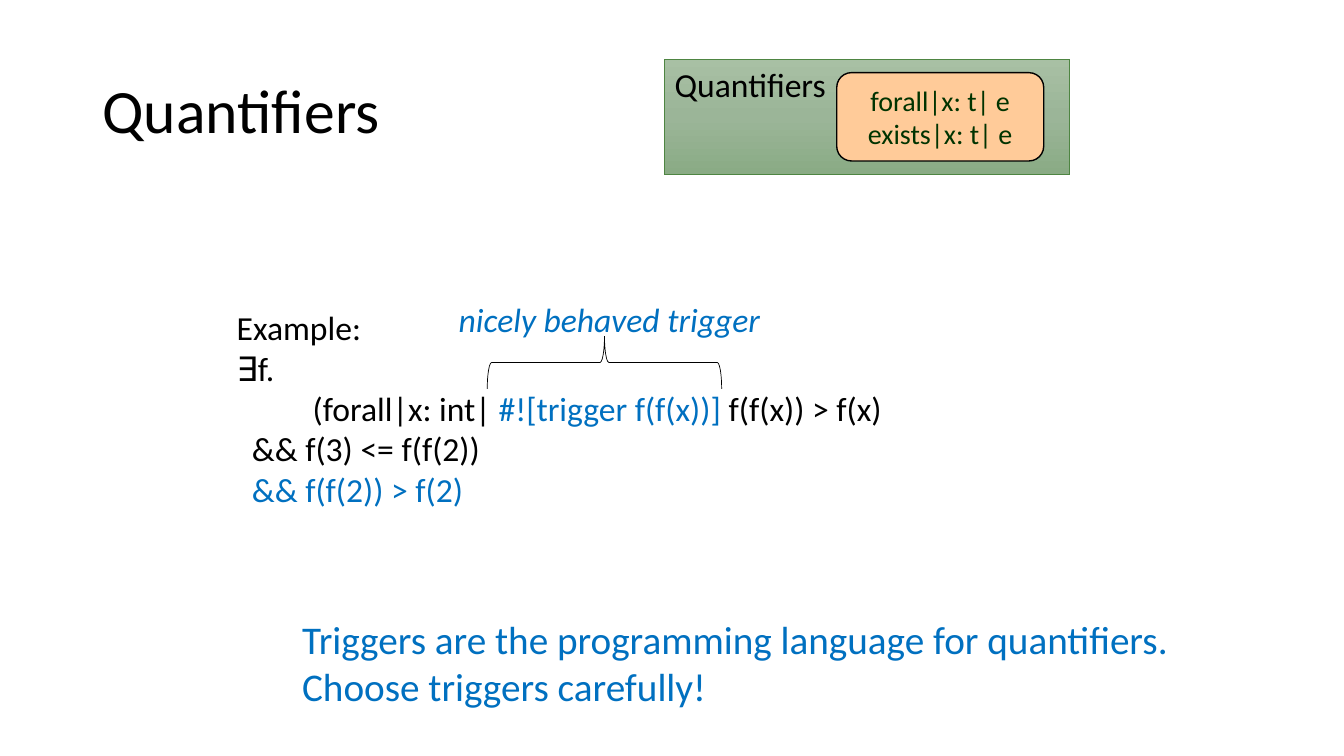
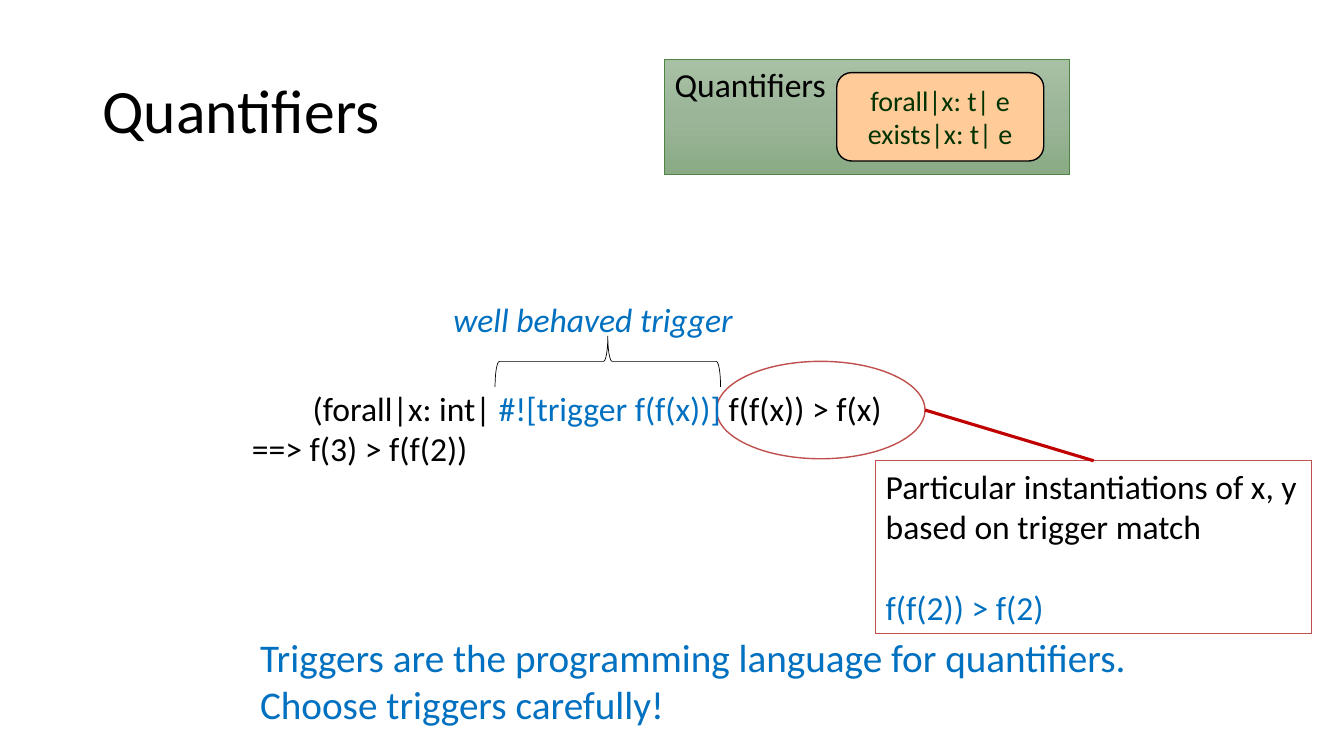
Before and after one commit to verus-lang/event-sites, a slide deck: slide 36 of 2026-summer-formal/slides/summer-school-formal-verus.pptx. Drawn at 1344x756 pixels with LibreOffice and Linux fonts; fonts in the diff are those of the drawing. Boxes give left, top, right and bottom in pixels: in the first picture for what was removed or moved away, otherwise in the second. Text is boxed around its words. In the diff, an @@ line names an element or a change of style, - is before the commit and + after.

Commit message:
In 2026-summer-formal, streamline quantifiers slides, and other minor edits

```diff
--- a/2026-summer-formal/slides/summer-school-formal-verus.pptx
+++ b/2026-summer-formal/slides/summer-school-formal-verus.pptx
@@ text at <box>237,316,361,382</box>: paragraphs removed @@
-Example:
-∃f.
@@ text at <box>453,308,733,340</box>: text changed @@
-nicely behaved trigger
+well behaved trigger
@@ right brace: place and size @@
-right brace at <box>486,336,721,389</box>
+right brace at <box>495,337,721,387</box>
@@ ellipse added at <box>717,361,926,459</box>, fill #FFFFFF, outline #BF504D 1 pt @@
@@ line added from (926, 410) to (1094, 461), #C00000 2.25 pt @@
@@ text at <box>310,436,467,466</box>: text changed @@
-&& f(3) <= f(f(2))
-&& f(f(2)) > f(2)
+==> f(3) > f(f(2))
@@ rectangle added at <box>876,461,1312,634</box>, fill #FFFFFF, outline #BF504D 1 pt, 24 pt, text #000000 @@
+Particular instantiations of x, y
+based on trigger match
+f(f(2)) > f(2)
@@ text "Triggers are the programming language ...": place and size @@
-text "Triggers are the programming language ..." at <box>302,626,1167,708</box>
+text "Triggers are the programming language ..." at <box>260,644,1125,726</box>
```
Also in this commit, not shown: 12 other slides changed, 1 slide added, 1 slide removed, 1 other file.
